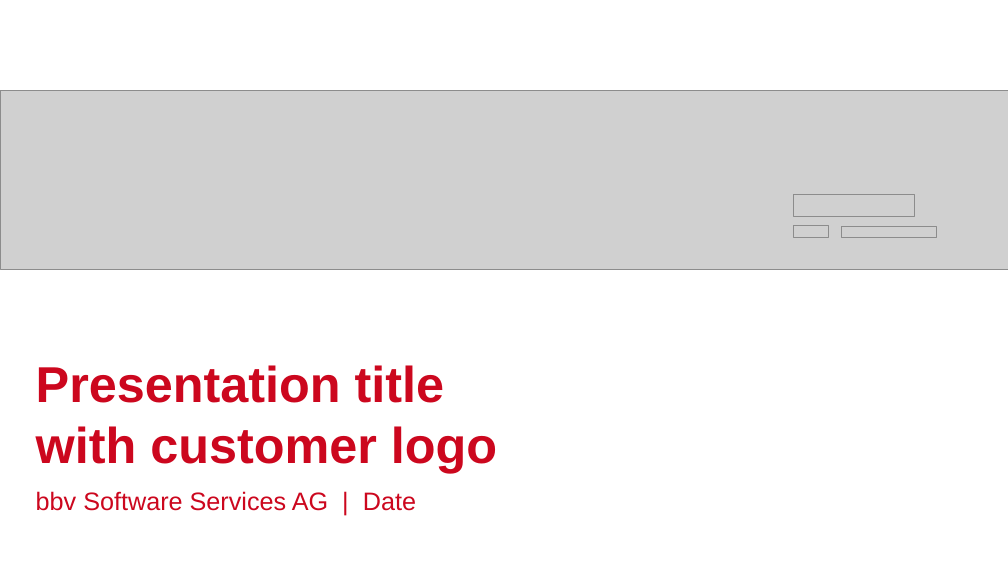
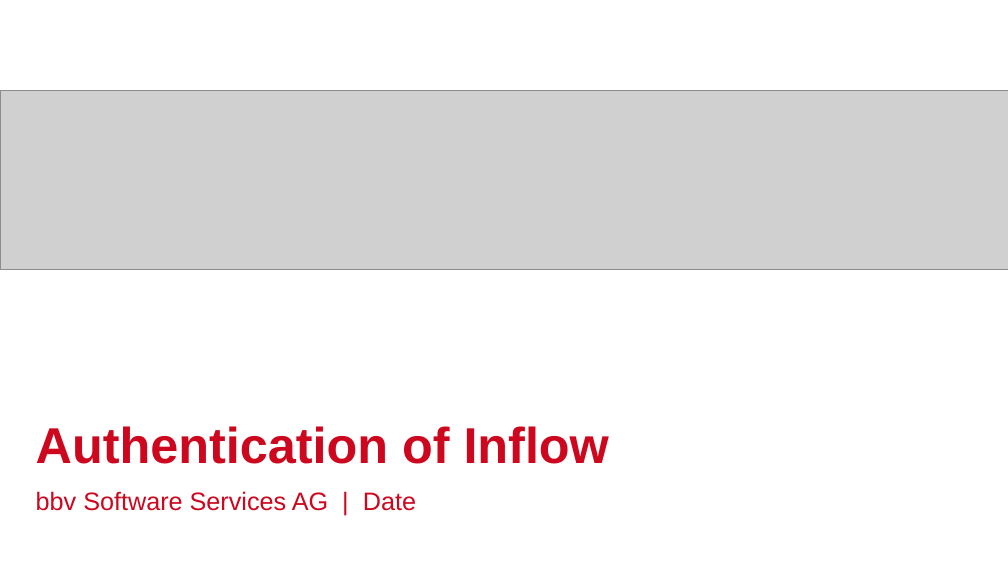
Before and after one commit to khoado-dev/ypp4-dotnet-inflow, a slide deck: slide 3 of AuthenticationInFlowSystem.pptx. Drawn at 1008x567 pixels with LibreOffice and Linux fonts; fonts in the diff are those of the drawing; grey boxes stand for pictures; background and template pictures are left out. Boxes give left, top, right and bottom in pixels: in the first picture for what was removed or moved away, otherwise in the second. Text is boxed around its words. In the diff, an @@ line names an element or a change of style, - is before the commit and + after.

Commit message:
add: add slide for UI of authentication in inflow

```diff
--- a/AuthenticationInFlowSystem.pptx
+++ b/AuthenticationInFlowSystem.pptx
@@ picture removed at (793,194,914,217) @@
@@ picture removed at (793,225,828,237) @@
@@ picture removed at (842,226,937,237) @@
@@ title at (36,426,609,464): text changed @@
-Presentation title
-with customer logo
+Authentication of Inflow
```
Also in this commit, not shown: 1 other slide changed, 9 slides added.
